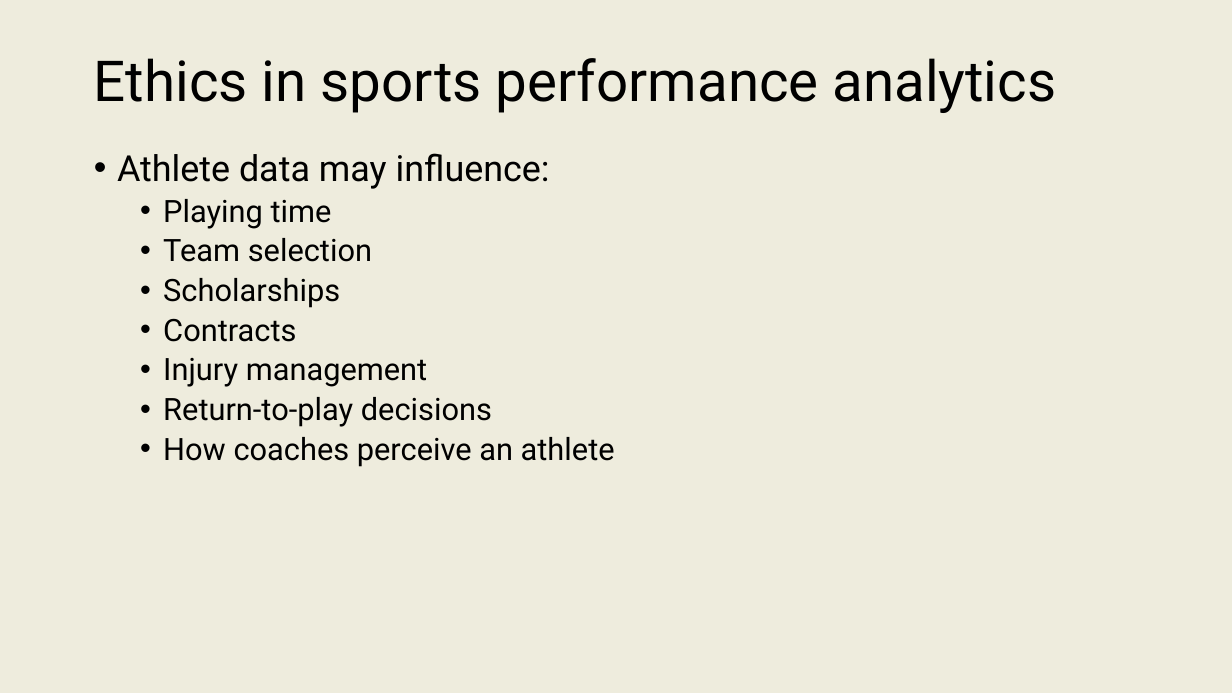
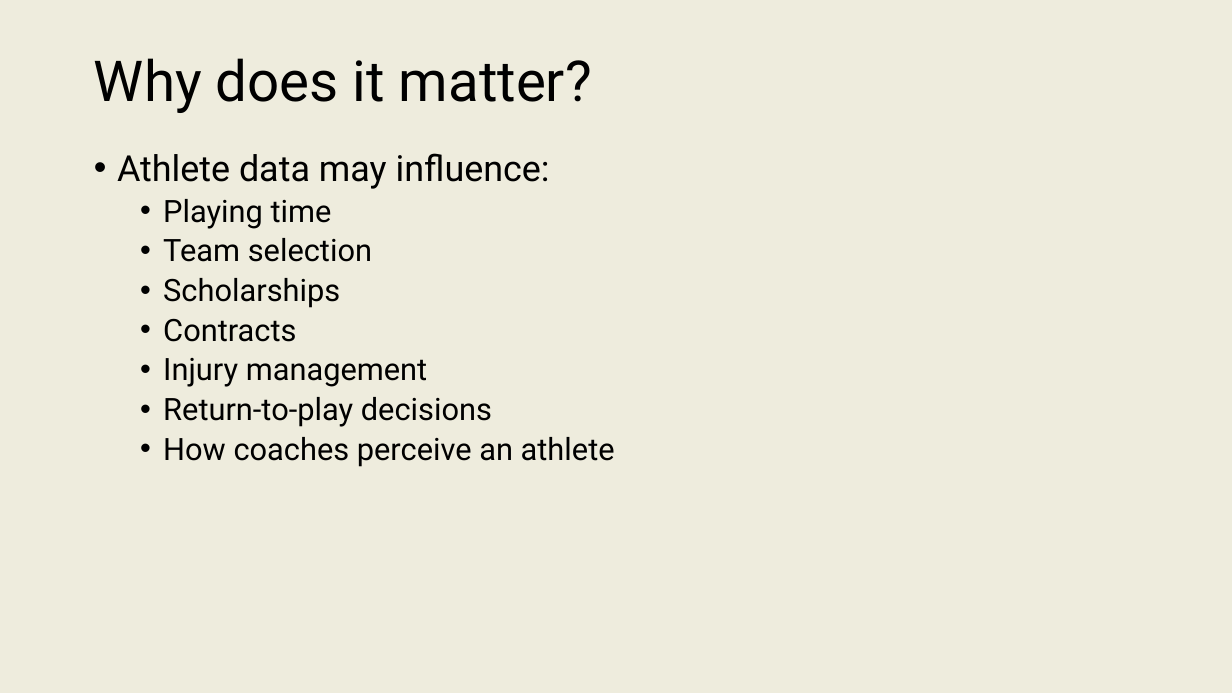
Before and after one commit to onishisaryu/HES-3000-Sports-Data-Analytics, a slide deck: slide 18 of pptx/Lecture5.pptx (slide 17 before the commit). Drawn at 1232x693 pixels with LibreOffice and Linux fonts; fonts in the diff are those of the drawing. Boxes give left, top, right and bottom in pixels: in the first picture for what was removed or moved away, otherwise in the second. Text is boxed around its words. In the diff, an @@ line names an element or a change of style, - is before the commit and + after.

```diff
--- a/pptx/Lecture5.pptx
+++ b/pptx/Lecture5.pptx
@@ title at <box>94,58,592,113</box>: text changed @@
-Ethics in sports performance analytics
+Why does it matter?
```
Also in this commit, not shown: 9 other slides changed, 10 slides added.
